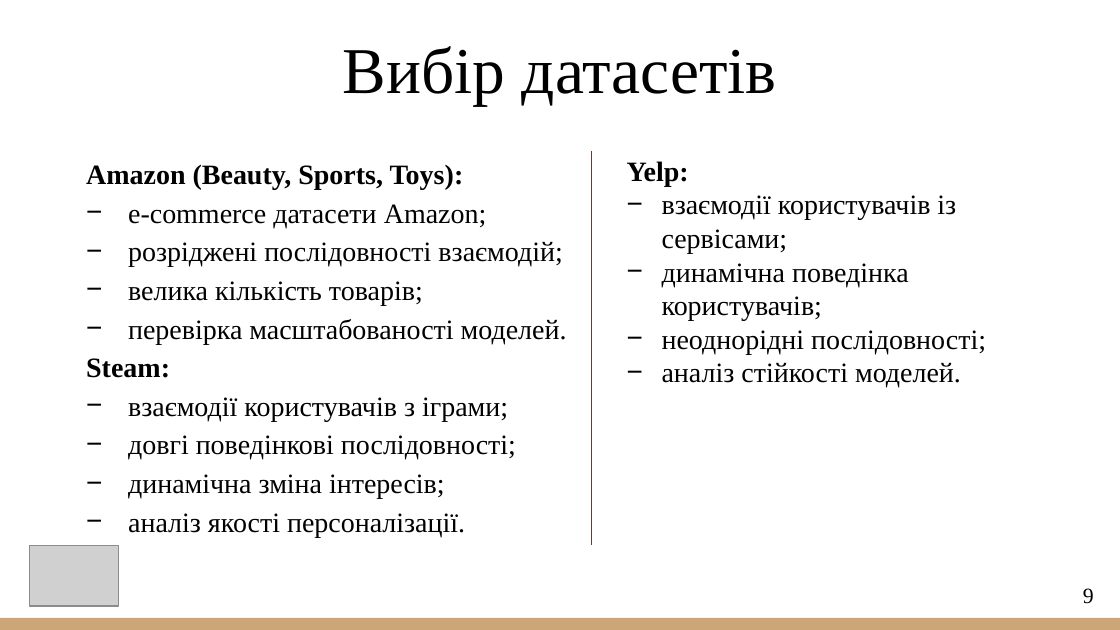
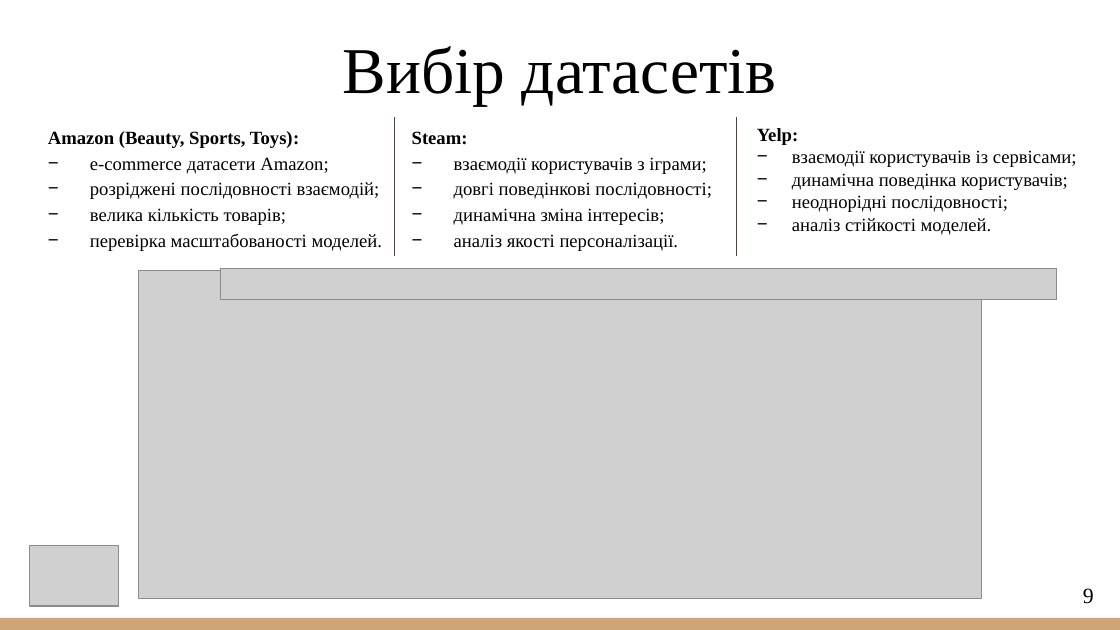
Before and after one commit to VladSubotin/Master-sThesis, a slide deck: slide 9 of 2026_М_ПІ_ІПЗм_24_1_Суботін_В_А.pptx. Drawn at 1120x630 pixels with LibreOffice and Linux fonts; fonts in the diff are those of the drawing; grey boxes stand for pictures. Boxes give left, top, right and bottom in pixels: in the first picture for what was removed or moved away, otherwise in the second. Text is boxed around its words. In the diff, an @@ line names an element or a change of style, - is before the commit and + after.

```diff
--- a/2026_М_ПІ_ІПЗм_24_1_Суботін_В_А.pptx
+++ b/2026_М_ПІ_ІПЗм_24_1_Суботін_В_А.pptx
@@ text "Amazon (Beauty, Sports, Toys):" at (48,131,383,251): size 18 to 12 pt @@
@@ text "Amazon (Beauty, Sports, Toys):": place and size @@
-text "Amazon (Beauty, Sports, Toys):" at (86,165,567,537)
+text "Amazon (Beauty, Sports, Toys):" at (48,131,383,251)
@@ line added from (394, 118) to (394, 256), #5C3E35 0.75 pt @@
@@ line moved from (591, 151) - (591, 545) to (737, 118) - (737, 256) @@
@@ text "Yelp:": place and size @@
-text "Yelp:" at (627,161,986,388)
+text "Yelp:" at (757,128,1077,235)
@@ text "Yelp:" at (757,128,1077,235): size 18 to 12 pt @@
@@ text added at (412,131,712,251), 12 pt, text #000000 @@
+Steam:
+− взаємодії користувачів з іграми;
+− довгі поведінкові послідовності;
+− динамічна зміна інтересів;
+− аналіз якості персоналізації.
@@ picture added at (221,269,1057,300) @@
@@ picture added at (139,271,981,599) @@
@@ text at (86,358,516,537): paragraphs removed @@
-Steam:
-− взаємодії користувачів з іграми;
-− довгі поведінкові послідовності;
-− динамічна зміна інтересів;
-− аналіз якості персоналізації.
```
Also in this commit, not shown: 6 other slides changed.
